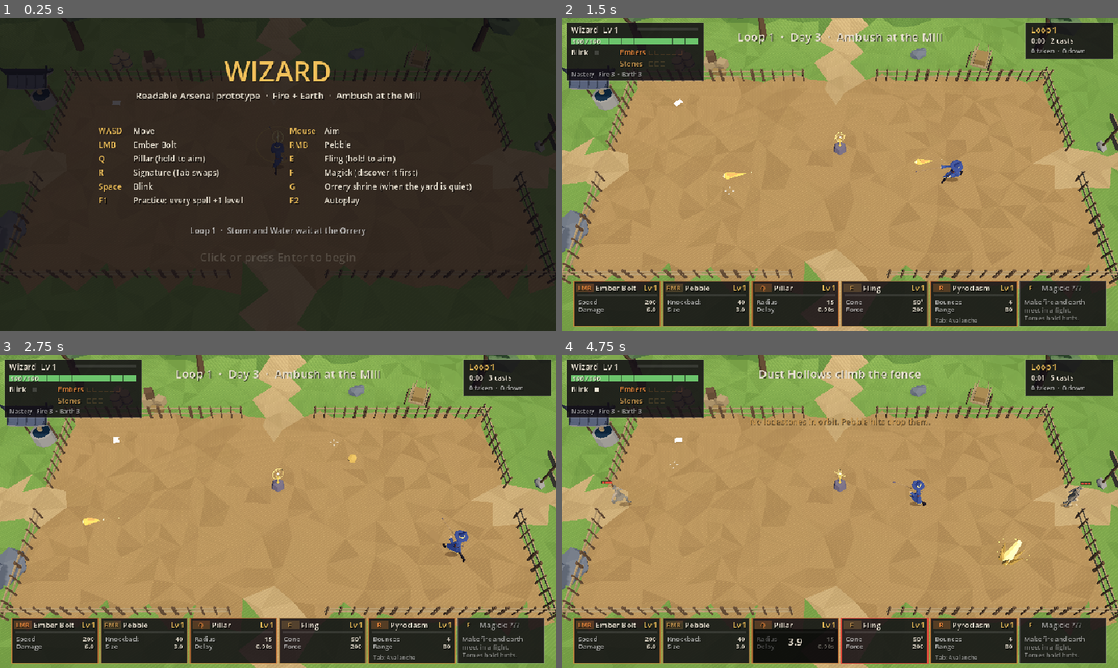
Above: before the commit, frames 1-4 (two rows, left to right).
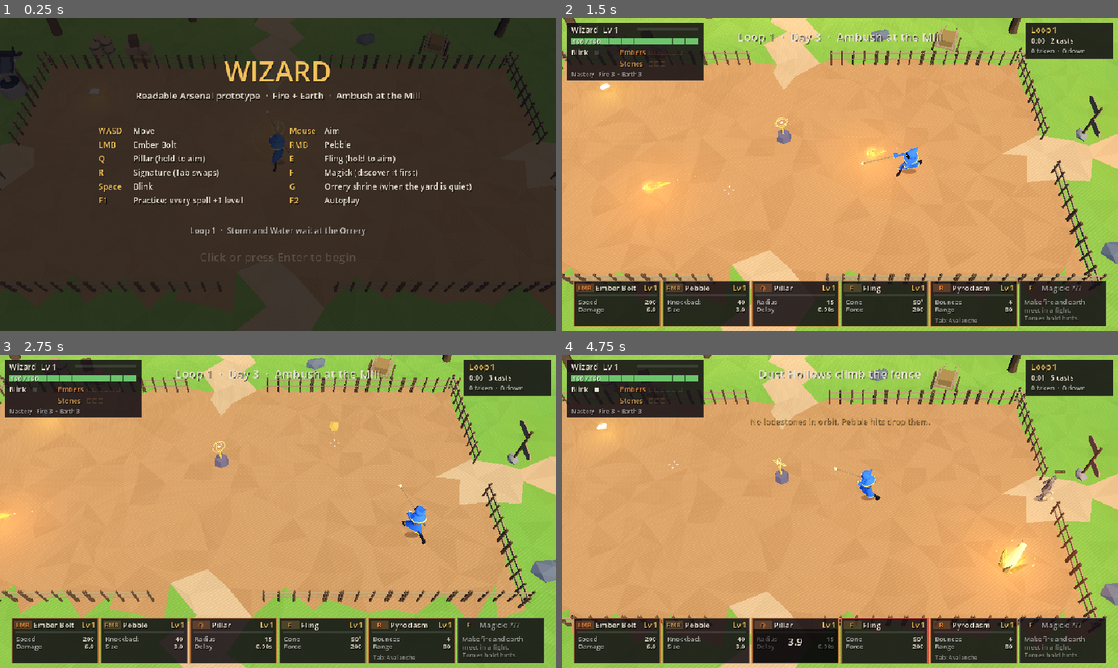
Above: after the commit, the same moments.

Repository: yhyuen/wizard
Game: Godot game, scene res://scenes/main.tscn
The game is run twice, just before and just after one commit, with the same random seed, the same clock (stepped at 60 frames per second) and the same inputs.
Inputs (mouse positions are in pixels of both pictures, inside the frame that each line leads up to):
- Up to frame 1 (0.25 s): no input
- Up to frame 2 (1.5 s): tap Enter (confirm) at 0.5 s; hold D (move_right) 0.53-1.28 s; tap Space (blink) at 0.6 s; click (840, 174) at 0.67 s; move the mouse to (728, 190) at 1.27 s; hold S (move_down) from 1.28 s (still down); click (728, 190) at 1.35 s
- Up to frame 3 (2.75 s): move the mouse to (333, 442) at 2.02 s; release S (move_down) at 2.03 s; hold D (move_right) from 2.03 s (still down); right-click (333, 442) at 2.1 s
- Up to frame 4 (4.75 s): move the mouse to (812, 574) at 2.77 s; release D (move_right) at 2.78 s; hold W (move_up) 2.78-3.53 s; tap Enter (confirm) at 2.85 s; click (812, 574) at 2.92 s; move the mouse to (1006, 558) at 3.52 s; hold A (move_left) from 3.53 s (still down); tap Q (control1) at 3.6 s; move the mouse to (673, 464) at 4.27 s; tap E (control2) at 4.35 s

The runs differ from the first frame. In frame 1, 3.8% of the frame differs, in the area x 0-100%, y 0-100%; in frame 2, 76%; in frame 3, 67%; in frame 4, 72%.

Commit message:
Move the look toward Magicka: hooded wizards, softer shading, glowing spells
The wizard wears a deep pointed hood with a mantle, the face in shadow with
two glowing eyes, and carries a staff with a glowing gem. Figures shade
softer (a facet blend in lowpoly.gdshader), colours are saturated a little,
day light is warmer, and spells get additive halos that glow into the bloom
(halo.gdshader). The camera sits closer and follows the player part of the
way, clamped so the fence and gates stay in view.

Co-Authored-By: Claude Opus 5.5 (1M context) <noreply@anthropic.com>
Claude-Session: https://claude.ai/code/session_01GLzep2w9oNkihdiZWt2JFq

Diff:
--- a/data/visual.json
+++ b/data/visual.json
@@ -1,18 +1,20 @@
 {
-  "_doc": "The 3D view (scripts/view/view3d.gd): flat-shaded low-poly figures, ground and spells over the 2D sim. Purely visual: hitboxes and rules stay …(63 unchanged characters)…
+  "_doc": "The 3D view (scripts/view/view3d.gd): low-poly figures, ground and spells over the 2D sim, lit and coloured after Magicka (soft figures, saturated colour, glowing spells, a camera that follows a little). Purely visual: hitboxes and rules stay …(63 unchanged characters)…
   "metres_per_px": 0.0556,
-  "camera": {"offset": [0, 19.5, 12.0], "look_at": [0, 0, 0.9], "fov": 40},
+  "camera": {"offset": [0, 16.5, 10.8], "look_at": [0, 0, 0.9], "fov": 40, "follow": 0.75, "follow_limit_m": [2.8, 1.3]},
+  "adjust": {"saturation": 1.1, "contrast": 1.05, "brightness": 1.0},
+  "props_facet": 0.6,
   "overlay_scale": 3,
   "darken": 0.1,
 
-  "_figures_doc": "Per unit kind: a model from assets/models/figures, scale, recipe colours swapped (hex: hex), tint [hex, amount] for every other colour, a hat on the head bone, glowing eyes, the weapon shown.",
+  "_figures_doc": "Per unit kind: a model from assets/models/figures, scale, recipe colours swapped (hex: hex), tint [hex, amount] for every other colour, a hat on the head bone (hood, wizard, frontier), glowing eyes, the weapon shown, a glowing staff gem, facet (1 faceted .. 0 smooth).",
   "figures": {
-    "wizard": {"model": "elder", "scale": 1.0, "weapon": "staff",
-      "colors": {"5e5a62": "34416e", "8a8690": "c9a45a", "3a3640": "6b3a2a", "3a3840": "2c2a30"},
-      "hat": {"kind": "wizard", "color": "2c365e", "band": "c9a45a"}},
-    "hollow": {"model": "bandit", "scale": 0.95, "tint": ["6e6a62", 0.75], "eyes": "ff9a3c"},
-    "slinger": {"model": "bandit", "scale": 0.92, "tint": ["59684a", 0.7], "eyes": "ffd36b"},
-    "rival": {"model": "swordsman", "scale": 1.02,
+    "wizard": {"model": "elder", "scale": 1.08, "weapon": "staff", "facet": 0.3, "eyes": "bfe6ff", "staff_gem": "ffb347",
+      "colors": {"5e5a62": "3358b8", "8a8690": "e8c25a", "3a3640": "7a4a2a", "3a3840": "2a2f45"},
+      "hat": {"kind": "hood", "color": "3358b8", "band": "e8c25a"}},
+    "hollow": {"model": "bandit", "scale": 0.95, "facet": 0.5, "tint": ["6e6a62", 0.75], "eyes": "ff9a3c"},
+    "slinger": {"model": "bandit", "scale": 0.92, "facet": 0.5, "tint": ["59684a", 0.7], "eyes": "ffd36b"},
+    "rival": {"model": "swordsman", "scale": 1.02, "facet": 0.4,
       "colors": {"7d8aa0": "3e5560", "c4cbd6": "8fe8ff", "3d4552": "2a2f33", "8c7a5a": "6b5a45"},
       "hat": {"kind": "frontier", "color": "3a3029", "band": "8fe8ff"}}
   },
@@ -21,22 +23,22 @@
   "phase_moods": {"duel": "dusk", "won": "dusk", "lost": "dusk"},
   "moods": {
     "day": {
-      "bg": "151a25", "ambient": "8fa3c8", "ambient_energy": 0.55,
-      "sun": "f6e2bf", "sun_energy": 1.25, "sun_rot": [-55, 35, 0],
-      "ground": {"dirt": "8a6c48", "grass": "5d7a3e", "hill": "4c6636", "path": "9c7f58"},
-      "glow": 0.5, "lights": 0.0, "overlay": 1.0
+      "bg": "151a25", "ambient": "7f9ad6", "ambient_energy": 0.6,
+      "sun": "ffe6b8", "sun_energy": 1.35, "sun_rot": [-55, 35, 0],
+      "ground": {"dirt": "8a6c4c", "grass": "5a863e", "hill": "4a7636", "path": "9e8866"},
+      "glow": 0.8, "lights": 0.5, "overlay": 1.0
     },
     "dusk": {
       "bg": "0b0e16", "ambient": "6a7caa", "ambient_energy": 0.45,
       "sun": "9fb2e0", "sun_energy": 0.55, "sun_rot": [-60, -30, 0],
-      "ground": {"dirt": "4a4650", "grass": "2e3d3a", "hill": "263330", "path": "54505a"},
-      "glow": 1.1, "lights": 1.0, "overlay": 1.25
+      "ground": {"dirt": "48464f", "grass": "2c4440", "hill": "253a36", "path": "54525e"},
+      "glow": 1.2, "lights": 1.0, "overlay": 1.25
     }
   },
 
   "_ground_doc": "A faceted mesh: cell size and extent in metres, hill height outside the fence, paths out of the gates (sim pixels).",
   "ground": {
-    "cell_m": 1.1, "extent_m": [70, 50], "hill_m": 2.2,
+    "cell_m": 1.1, "extent_m": [70, 50], "hill_m": 2.2, "shade_var": 0.05,
     "paths": [[[-60, 140], [20, 140]], [[460, 140], [540, 140]], [[240, -60], [240, 34]], [[240, 248], [240, 330]]],
     "path_width_px": 40
   },
--- a/scripts/view/figure.gd
+++ b/scripts/view/figure.gd
@@ -1,6 +1,7 @@
 extends Node3D
-## One figure on the field: a low-poly model drawn flat-shaded (every face its own tone), posed
-## from the shared animation library each frame. Purely visual: the sim's Unit stays the truth
+## One figure on the field: a low-poly model, shaded soft or faceted (`facet`), posed from the
+## shared animation library each frame. Wizards wear Magicka-style deep hoods with glowing eyes
+## and carry a staff with a glowing gem. Purely visual: the sim's Unit stays the truth
 ## and this never changes it.
 
 const DIR := "res://assets/models/figures/"
@@ -32,7 +33,7 @@
 
 ## Flat shading on every surface under `n`. `remap` swaps a recipe colour (hex,
 ## no #) for another; `tint` (alpha = amount) pulls every other colour toward one tone.
-static func style(n: Node, darken: float, remap := {}, tint := Color(0, 0, 0, 0), out: Array = []) -> void:
+static func style(n: Node, darken: float, remap := {}, tint := Color(0, 0, 0, 0), out: Array = [], facet := 1.0) -> void:
 	if n is MeshInstance3D:
 		var mi := n as MeshInstance3D
 		for s in mi.mesh.get_surface_count():
@@ -44,13 +45,19 @@
 			elif tint.a > 0.0:
 				col = col.lerp(Color(tint, 1.0), tint.a)
 			var sm := mat(col.darkened(darken))
+			sm.set_shader_parameter("facet", facet)
 			mi.set_surface_override_material(s, sm)
 			out.append(sm)
 	for c in n.get_children():
-		style(c, darken, remap, tint, out)
-
-
-## `def` comes from data/visual.json "figures": model, scale, colors, tint, hat, eyes, weapon.
+		style(c, darken, remap, tint, out, facet)
+
+
+var _facet := 1.0
+var gem: MeshInstance3D  # the staff's gem, lit by the view in the caster's element colour
+
+
+## `def` comes from data/visual.json "figures": model, scale, colors, tint, hat, eyes, weapon,
+## facet (1 faceted .. 0 smooth), staff_gem.
 func build(def: Dictionary, darken: float) -> void:
 	model = (load(DIR + str(def["model"]) + ".glb") as PackedScene).instantiate()
 	add_child(model)
@@ -59,8 +66,9 @@
 	var tint := Color(0, 0, 0, 0)
 	if def.has("tint"):
 		tint = Color(str(def["tint"][0]), float(def["tint"][1]))
+	_facet = float(def.get("facet", 1.0))
 	var out: Array = []
-	style(model, darken, def.get("colors", {}), tint, out)
+	style(model, darken, def.get("colors", {}), tint, out, _facet)
 	for m in out:
 		mats.append(m)
 	for n in model.find_children("*", "Skeleton3D", true, false):
@@ -73,8 +81,11 @@
 			wn.visible = w == weapon
 	if def.has("hat"):
 		_hat(def["hat"])
+	var hooded: bool = def.has("hat") and str(def["hat"]["kind"]) == "hood"
 	if def.has("eyes"):
-		_eyes(Color(str(def["eyes"])))
+		_eyes(Color(str(def["eyes"])), 0.19 if hooded else 0.1, 0.06 if hooded else 0.08)
+	if weapon == "staff" and def.has("staff_gem"):
+		_staff_gem(Color(str(def["staff_gem"])))
 
 	if _lib == null:
 		var src: Node = (load(DIR + "anims.glb") as PackedScene).instantiate()
@@ -145,6 +156,7 @@
 	var mi := MeshInstance3D.new()
 	mi.mesh = mesh
 	var m := mat(col)
+	m.set_shader_parameter("facet", _facet)
 	mats.append(m)
 	mi.material_override = m
 	mi.position = pos
@@ -162,8 +174,9 @@
 	return cm
 
 
-## Hats are parts on the head bone, so they ride every clip: "wizard" (a wide brim and a tall
-## crooked cone with a band) or "frontier" (a flat brim and a low crown).
+## Hats are parts on the head bone, so they ride every clip: "hood" (Magicka's deep pointed cowl,
+## the face lost in shadow, with a mantle and trim on the shoulders), "wizard" (a wide brim and a
+## tall crooked cone with a band) or "frontier" (a flat brim and a low crown).
 func _hat(h: Dictionary) -> void:
 	if skel == null:
 		return
@@ -172,6 +185,19 @@
 	var band := Color(str(h.get("band", h["color"])))
 	var y := 0.25
 	match str(h["kind"]):
+		"hood":
+			var cowl := SphereMesh.new()
+			cowl.radius = 0.2
+			cowl.height = 0.4
+			cowl.radial_segments = 10
+			cowl.rings = 5
+			_part(at, cowl, col, Vector3(0, 0.09, -0.01))
+			# the opening: a dark oval where the face should be
+			_part(at, _cyl(0.115, 0.115, 0.02, 10), Color("120e16"), Vector3(0, 0.06, 0.175), Vector3(90, 0, 0))
+			_part(at, _cyl(0.0, 0.16, 0.42, 8), col, Vector3(0, 0.33, -0.12), Vector3(-38, 0, 0))
+			var ch := _bone_node("chest")
+			_part(ch, _cyl(0.15, 0.31, 0.24, 10), col, Vector3(0, 0.15, 0))
+			_part(ch, _cyl(0.315, 0.315, 0.035, 10), band, Vector3(0, 0.035, 0))
 		"wizard":
 			_part(at, _cyl(0.3, 0.33, 0.03, 8), col, Vector3(0, y - 0.02, 0))
 			_part(at, _cyl(0.135, 0.15, 0.06), band, Vector3(0, y + 0.02, 0))
@@ -182,14 +208,14 @@
 			_part(at, _cyl(0.142, 0.142, 0.03), band, Vector3(0, y + 0.0, 0))
 
 
-## Two glowing points on the face (the Hollows' ember eyes).
-func _eyes(col: Color) -> void:
+## Two glowing points on the face (the Hollows' ember eyes, the wizard's eyes under the hood).
+## They glow past the bloom threshold, so they shine.
+func _eyes(col: Color, z := 0.1, y := 0.08) -> void:
 	if skel == null:
 		return
 	var at := _bone_node("head")
-	var m := StandardMaterial3D.new()
-	m.shading_mode = BaseMaterial3D.SHADING_MODE_UNSHADED
-	m.albedo_color = col
+	var m := mat(col, 2.5)
+	mats.append(m)  # so they fade out with the body
 	for sx in [-1.0, 1.0]:
 		var mi := MeshInstance3D.new()
 		var sm := SphereMesh.new()
@@ -199,6 +225,39 @@
 		sm.rings = 3
 		mi.mesh = sm
 		mi.material_override = m
-		mi.position = Vector3(0.035 * sx, 0.08, 0.1)
+		mi.position = Vector3(0.04 * sx, y, z)
 		mi.cast_shadow = GeometryInstance3D.SHADOW_CASTING_SETTING_OFF
 		at.add_child(mi)
+
+
+## A faceted gem on the far end of the staff, riding the grip bone. The end is found from the
+## staff mesh itself, so it follows whatever staff the model carries.
+func _staff_gem(col: Color) -> void:
+	var staff := model.find_child("weapon_staff", true, false) as MeshInstance3D
+	if staff == null or skel == null:
+		return
+	var grip := skel.find_bone("grip_R")
+	if grip < 0:
+		return
+	var box := staff.get_aabb()
+	var rest := skel.get_bone_global_rest(grip)
+	var axis := 1 if box.size.y >= box.size.x and box.size.y >= box.size.z else (0 if box.size.x >= box.size.z else 2)
+	var lo := box.get_center()
+	var hi := box.get_center()
+	lo[axis] = box.position[axis]
+	hi[axis] = box.end[axis]
+	var tip := hi if hi.distance_to(rest.origin) > lo.distance_to(rest.origin) else lo
+	var at := _bone_node("grip_R")
+	gem = MeshInstance3D.new()
+	var sm := SphereMesh.new()
+	sm.radius = 0.07
+	sm.height = 0.16
+	sm.radial_segments = 5
+	sm.rings = 2
+	gem.mesh = sm
+	var gm := mat(col, 1.6)
+	mats.append(gm)
+	gem.material_override = gm
+	gem.position = rest.affine_inverse() * tip
+	gem.cast_shadow = GeometryInstance3D.SHADOW_CASTING_SETTING_OFF
+	at.add_child(gem)
--- /dev/null
+++ b/scripts/view/halo.gdshader
@@ -0,0 +1,21 @@
+// A soft glow around a spell: a camera-facing disc added on top of the scene, brightest in the
+// middle. Kept apart from the solid shapes so they keep their colour while the air round them
+// shines (the Magicka look). Strength above 1 crosses the bloom threshold.
+shader_type spatial;
+render_mode unshaded, blend_add, depth_draw_never, cull_disabled, shadows_disabled, fog_disabled;
+
+uniform vec4 color : source_color = vec4(1.0);
+uniform float strength = 1.0;
+
+void vertex() {
+	// face the camera, keeping the node's scale
+	float s = length(MODEL_MATRIX[0].xyz);
+	MODELVIEW_MATRIX = VIEW_MATRIX * mat4(INV_VIEW_MATRIX[0] * s, INV_VIEW_MATRIX[1] * s, INV_VIEW_MATRIX[2] * s, MODEL_MATRIX[3]);
+}
+
+void fragment() {
+	float d = length(UV - vec2(0.5)) * 2.0;
+	float a = clamp(1.0 - d, 0.0, 1.0);
+	a = a * a * (0.6 + 0.4 * a);
+	ALBEDO = color.rgb * strength * a;
+}
--- a/scripts/view/lowpoly.gdshader
+++ b/scripts/view/lowpoly.gdshader
@@ -1,6 +1,8 @@
-// Flat-shaded low-poly: every face takes one light value from its own normal (worked out from
-// screen-space derivatives, so any mesh reads faceted however it was exported). A soft wrap and a
-// cool rim keep figures off the ground; `glow` makes a surface emit its own colour (spell shapes).
+// Low-poly shading. `facet` 1 gives every face one light value from its own normal (worked out from
+// screen-space derivatives, so any mesh reads faceted however it was exported); lower values blend
+// toward the smooth vertex normal for the softer, rounder Magicka-style figures. A soft wrap, a
+// warm-to-cool shadow tint and a rim keep figures off the ground; `glow` makes a surface emit its
+// own colour (spell shapes).
 // Hit flash, the beaten darkening and the dithered fade-out are per-instance uniforms.
 // Works on the Compatibility renderer (the browser build).
 shader_type spatial;
@@ -10,6 +12,7 @@
 uniform bool use_vcol = false;       // the ground: UV.x picks a kind colour, COLOR.r shades the face
 uniform vec3 kind_cols[4];           // the ground's dirt, grass, hill and path colours
 uniform float glow = 0.0;            // > 0: emits albedo * glow (blooms at dusk)
+uniform float facet = 1.0;           // 1 = flat faces, 0 = smooth
 uniform float wrap = 0.25;           // how far round the light reaches
 uniform vec4 rim_color : source_color = vec4(0.62, 0.72, 0.9, 1.0);
 uniform float rim = 0.15;
@@ -34,7 +37,9 @@
 void fragment() {
 	// one normal per face
 	vec3 n = normalize(cross(dFdx(VERTEX), dFdy(VERTEX)));
-	NORMAL = dot(n, VIEW) < 0.0 ? -n : n;  // whichever way the face was wound, it faces us
+	n = dot(n, VIEW) < 0.0 ? -n : n;  // whichever way the face was wound, it faces us
+	vec3 sn = dot(NORMAL, VIEW) < 0.0 ? -NORMAL : NORMAL;
+	NORMAL = normalize(mix(sn, n, facet));
 	vec3 c = albedo.rgb;
 	if (use_vcol) {
 		c = kind_cols[clamp(int(UV.x + 0.5), 0, 3)] * COLOR.r;
--- a/scripts/view/spells3d.gd
+++ b/scripts/view/spells3d.gd
@@ -1,11 +1,12 @@
 extends RefCounted
 ## The spells as low-poly shapes: every shot, stone, burst and lingering field object is a few
-## flat-shaded facets in its element's colour, glowing at dusk. Bursts and rings shrink away
-## instead of fading, so nothing is see-through and everything reads as solid geometry. The
+## flat-shaded facets in its element's colour. Bursts and rings shrink away instead of fading, so
+## the shapes stay solid; round the hot ones a soft halo glows into the bloom (Magicka's look). The
 ## telegraphs that are hitboxes (rings, cones, lines on the ground) stay the arena's own marks,
 ## laid on the ground by the view. Reads the sim each frame and never changes it.
 
 const Figure := preload("res://scripts/view/figure.gd")
+const HALO_SHADER := preload("res://scripts/view/halo.gdshader")
 
 var view
 var arena
@@ -104,6 +105,14 @@
 
 func _make(kind: String, i: int) -> Node3D:
 	match kind:
+		"halo":
+			var mi := MeshInstance3D.new()
+			mi.mesh = QuadMesh.new()
+			var hm := ShaderMaterial.new()
+			hm.shader = HALO_SHADER
+			mi.material_override = hm
+			mi.cast_shadow = GeometryInstance3D.SHADOW_CASTING_SETTING_OFF
+			return mi
 		"gem":
 			return _mi(octa(0.12, 2.2), Color.WHITE, 1.5)
 		"orb":
@@ -274,6 +283,18 @@
 			pool[i].visible = false
 
 
+## A glow `d` metres across round `at`. Fainter by day, when the sun is doing the lighting.
+func halo(at: Vector3, col: Color, d: float, strength := 1.0) -> void:
+	if d <= 0.01 or strength <= 0.01:
+		return
+	var h := take("halo") as MeshInstance3D
+	h.position = at
+	h.scale = Vector3.ONE * d
+	var m := h.material_override as ShaderMaterial
+	m.set_shader_parameter("color", col)
+	m.set_shader_parameter("strength", strength * lerpf(0.55, 1.0, view.dusk()))
+
+
 func _w(p: Vector2, h := 0.0) -> Vector3:
 	return view.to_world(p, h)
 
@@ -344,6 +365,8 @@
 					sh.scale = Vector3.ONE * size * 0.6 * (1.0 - back)
 					sh.rotation = Vector3(p["t"] * 11.0 + k, p["t"] * 7.0, 0)
 					paint(sh, PixelArt.FIRE_HOT, gl * 1.5)
+				halo(at, PixelArt.FIRE, 0.75 * size, 1.4)
+				halo(at - dir * 0.3 * size, PixelArt.FIRE.lerp(PixelArt.DANGER, 0.3), 0.6 * size, 0.8)
 				view.want_light(at, PixelArt.FIRE, 1.6, 3.5)
 			_:
 				var fire := false
@@ -359,6 +382,7 @@
 					sh.scale = Vector3.ONE * size * (0.8 - 0.25 * k)
 					sh.rotation = Vector3(p["t"] * 11.0 + k, p["t"] * 7.0, 0)
 					paint(sh, PixelArt.FIRE_HOT if fire else col.lightened(0.3), _glow(dusk, 1.0, 2.0))
+				halo(at, col, minf(0.55 * size, 1.3), 1.3)
 				if fire:
 					view.want_light(at, PixelArt.FIRE, 1.6, 3.5)
 				else:
@@ -375,6 +399,7 @@
 				var fade := clampf((z["life"] - t) / 1.0, 0.3, 1.0)
 				f.scale = Vector3(1.0, (0.8 + 0.25 * sin(t * 13.0 + z["pos"].x)) * fade, 1.0)
 				f.rotation.y = t * 0.7 + z["pos"].x
+				halo(_w(z["pos"], 0.45), PixelArt.FIRE, 1.6 * fade, 0.9)
 				view.want_light(_w(z["pos"], 0.5), PixelArt.FIRE, 1.4 * fade, 3.0)
 			"column":
 				# Pillar erupts: stone spikes punch up round a fire core, then sink
@@ -385,6 +410,7 @@
 				c.position = _w(z["pos"], -1.0 + up)
 				c.scale = Vector3(r, 1.0, r)
 				paint(c.get_node("Core"), PixelArt.FIRE.lerp(PixelArt.FIRE_HOT, 1.0 - k), _glow(dusk, 1.2, 2.4))
+				halo(_w(z["pos"], 0.6), PixelArt.FIRE, r * 2.6 * up, 1.2 * (1.0 - k))
 				view.want_light(_w(z["pos"], 1.0), PixelArt.FIRE, 3.0 * (1.0 - k), 5.0)
 			"meteor":
 				var k := clampf(t / z["delay"], 0.0, 1.0)
@@ -396,6 +422,7 @@
 				tail.position = b.position + Vector3(0.4, 0.8, 0)
 				tail.scale = Vector3.ONE * 2.5
 				paint(tail, PixelArt.FIRE_HOT, 2.0)
+				halo(b.position, PixelArt.FIRE, 2.4, 1.3)
 				view.want_light(b.position, PixelArt.FIRE, 2.0, 5.0)
 			"gravel":
 				for i in 6:
@@ -412,6 +439,7 @@
 				paint(r.get_node("Tip"), PixelArt.STORM, 2.4 if lit else 0.6)
 				r.get_node("Tip").rotation.y = t * 3.0
 				if lit:
+					halo(r.get_node("Tip").global_position, PixelArt.STORM, 0.7, 1.4)
 					view.want_light(_w(z["pos"], 1.0), PixelArt.STORM, 0.8, 2.0)
 			"whirl":
 				for i in 2:
@@ -424,6 +452,7 @@
 				var b := take("tome")
 				b.position = _w(z["pos"], 0.55 + 0.06 * sin(t * 3.0))
 				b.rotation.y = t * 0.8
+				halo(b.position, PixelArt.GOLD, 0.8, 0.8)
 				view.want_light(b.position, PixelArt.GOLD, 0.8, 2.0)
 			"storm", "strike":
 				var k := clampf(t / maxf(0.01, float(z.get("delay", 1.0))), 0.0, 1.0)
@@ -471,6 +500,8 @@
 					sh.scale = Vector3.ONE * left * (1.3 if f["kind"] == "burst" else 0.8)
 					sh.rotation = Vector3(k * 8.0 + i, a, 0)
 					paint(sh, col, g)
+				if f["kind"] == "burst":
+					halo(at, col, float(f.get("r", 6.0)) * view.S * 3.0 * (0.6 + 0.6 * k), 1.6 * left)
 				if col == PixelArt.FIRE or col == PixelArt.FIRE_HOT or col == PixelArt.STORM:
 					view.want_light(at, col, 1.5 * left, 3.0)
 			"ring", "levelup":
@@ -498,6 +529,7 @@
 				_stick(at, _w(f["to"], 0.6), 0.04 * left, col, g)
 			"beam":
 				_stick(_w(f["pos"], 0.7), _w(f["to"], 0.7), float(f.get("w", 6.0)) * view.S * 0.4 * left, col, g)
+				halo(_w(f["to"], 0.7), col, 1.2, 1.4 * left)
 				view.want_light(_w(f["pos"].lerp(f["to"], 0.5), 0.8), col, 2.0 * left, 4.0)
 			"zap":
 				var a3 := _w(f["pos"], 0.8)
@@ -511,6 +543,7 @@
 						nxt += side * _jit(seed_v + floorf(k * 6.0), i) * 0.18 + Vector3(0, _jit(seed_v, i + 3) * 0.12, 0)
 					_stick(prev, nxt, 0.035 * float(f.get("w", 1.0)) * left, col, g)
 					prev = nxt
+				halo(b3, col, 0.9, 1.5 * left)
 				view.want_light((a3 + b3) * 0.5, col, 1.5 * left, 3.0)
 			"bolt":
 				var base := _w(f["pos"])
@@ -519,6 +552,7 @@
 					var nxt := base + Vector3(_jit(seed_v, i) * 0.3 if i < 6 else 0.0, 5.0 - i * (5.0 / 6.0), _jit(seed_v, i + 5) * 0.2 if i < 6 else 0.0)
 					_stick(prev, nxt, 0.07 * left, col, g * 1.4)
 					prev = nxt
+				halo(base + Vector3(0, 0.4, 0), PixelArt.STORM, 2.4, 2.0 * left)
 				view.want_light(base + Vector3(0, 1.5, 0), PixelArt.STORM, 3.0 * left, 5.0)
 			"swipe":
 				var dir: Vector2 = f["dir"]
--- a/scripts/view/view3d.gd
+++ b/scripts/view/view3d.gd
@@ -1,6 +1,7 @@
 extends Node3D
-## The fight in low poly: flat-shaded figures, a faceted yard and hills, props, under the tilted
-## camera Wuxia uses, over the same 2D sim. The arena still simulates everything and still draws
+## The fight in low poly, lit the Magicka way: soft-shaded hooded wizards, a faceted yard and
+## hills, props, saturated colour and bloom, under a tilted camera that follows the player a
+## little, over the same 2D sim. The arena still simulates everything and still draws
 ## the flat telegraphs (rings, cones, lines, hold-to-aim previews, the reticle) into an
 ## offscreen viewport, which lies on the ground here as a decal, so a telegraph stays exactly
 ## its hitbox. Spells and everything else that stands up are solid low-poly shapes
@@ -37,6 +38,7 @@
 var _last_casts := 0
 var _cast_t := 99.0
 var _cam_base := Vector3.ZERO
+var _cam_pan := Vector3.ZERO  # how far the camera has followed the player off the centre
 
 
 func setup(the_arena, vp: SubViewport) -> void:
@@ -109,6 +111,12 @@
 	_env.glow_bloom = 0.05
 	_env.glow_hdr_threshold = 0.9
 	_env.glow_blend_mode = Environment.GLOW_BLEND_MODE_ADDITIVE
+	var adj: Dictionary = cfg.get("adjust", {})
+	if not adj.is_empty():
+		_env.adjustment_enabled = true
+		_env.adjustment_saturation = float(adj.get("saturation", 1.0))
+		_env.adjustment_contrast = float(adj.get("contrast", 1.0))
+		_env.adjustment_brightness = float(adj.get("brightness", 1.0))
 	var we := WorldEnvironment.new()
 	we.environment = _env
 	add_child(we)
@@ -126,6 +134,7 @@
 	_ground.set_shader_parameter("use_vcol", true)
 	_ground.set_shader_parameter("rim", 0.0)
 	var g: Dictionary = cfg["ground"]
+	var shade_var := float(g.get("shade_var", 0.08))
 	var cell := float(g["cell_m"])
 	var ext: Array = g["extent_m"]
 	var nx := int(ext[0] / cell)
@@ -155,7 +164,7 @@
 			for t in tris:
 				var mid: Vector3 = (t[0] + t[1] + t[2]) / 3.0
 				var kind := _ground_kind(mid)
-				var shade := rng.randf_range(0.92, 1.08)
+				var shade := rng.randf_range(1.0 - shade_var, 1.0 + shade_var)
 				for v in [t[0], t[2], t[1]]:
 					st.set_color(Color(shade, shade, shade))
 					st.set_uv(Vector2(kind, 0))
@@ -219,7 +228,7 @@
 	n.rotation_degrees.y = rot
 	n.scale = Vector3.ONE * s
 	add_child(n)
-	Figure.style(n, float(cfg["darken"]))
+	Figure.style(n, float(cfg["darken"]), {}, Color(0, 0, 0, 0), [], float(cfg.get("props_facet", 1.0)))
 
 
 func _build_props() -> void:
@@ -314,10 +323,25 @@
 	_sync_shrine()
 	_place_lights()
 
+	_follow(delta)
 	var sh: float = arena.shake
-	camera.position = _cam_base + (Vector3(randf_range(-1, 1), randf_range(-1, 1), 0) * sh * 0.03 if sh > 0.3 else Vector3.ZERO)
+	camera.position = _cam_base + _cam_pan + (Vector3(randf_range(-1, 1), randf_range(-1, 1), 0) * sh * 0.03 if sh > 0.3 else Vector3.ZERO)
 	if marks != null:
 		marks.queue_redraw()
+
+
+## The camera sits closer than the whole yard and drifts after the player (Magicka keeps the
+## wizards big on screen), but only part of the way and never past "follow_limit_m", so the
+## fence and the gates stay in view.
+func _follow(delta: float) -> void:
+	var c: Dictionary = cfg["camera"]
+	var k := float(c.get("follow", 0.0))
+	if k <= 0.0:
+		return
+	var lim: Array = c.get("follow_limit_m", [0, 0])
+	var p := to_world(arena.player.pos) * k
+	var want := Vector3(clampf(p.x, -lim[0], lim[0]), 0.0, clampf(p.z, -lim[1], lim[1]))
+	_cam_pan = _cam_pan.lerp(want, 1.0 - exp(-delta * 4.0))
 
 
 func _apply_mood(k: float) -> void:
Binary file removed: docs/screens/lowpoly_day.png
Binary file removed: docs/screens/lowpoly_dusk.png
Binary file added: docs/screens/magicka_day.png
Binary file added: docs/screens/magicka_dusk.png
Not shown, changed: README.md
